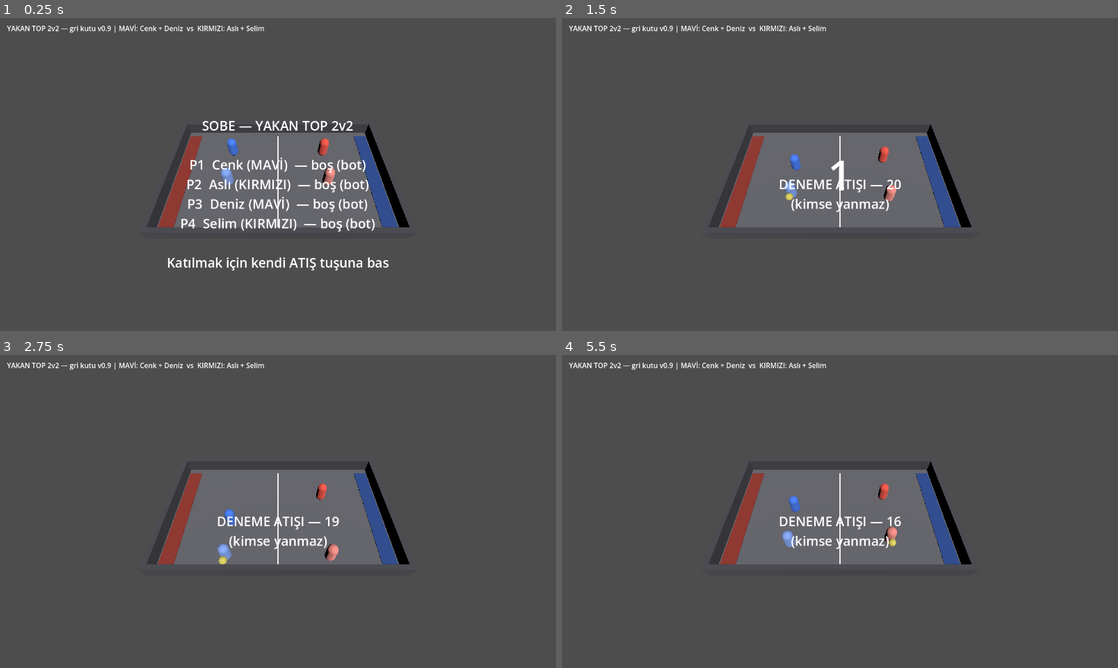
Above: before the commit, frames 1-4 (two rows, left to right).
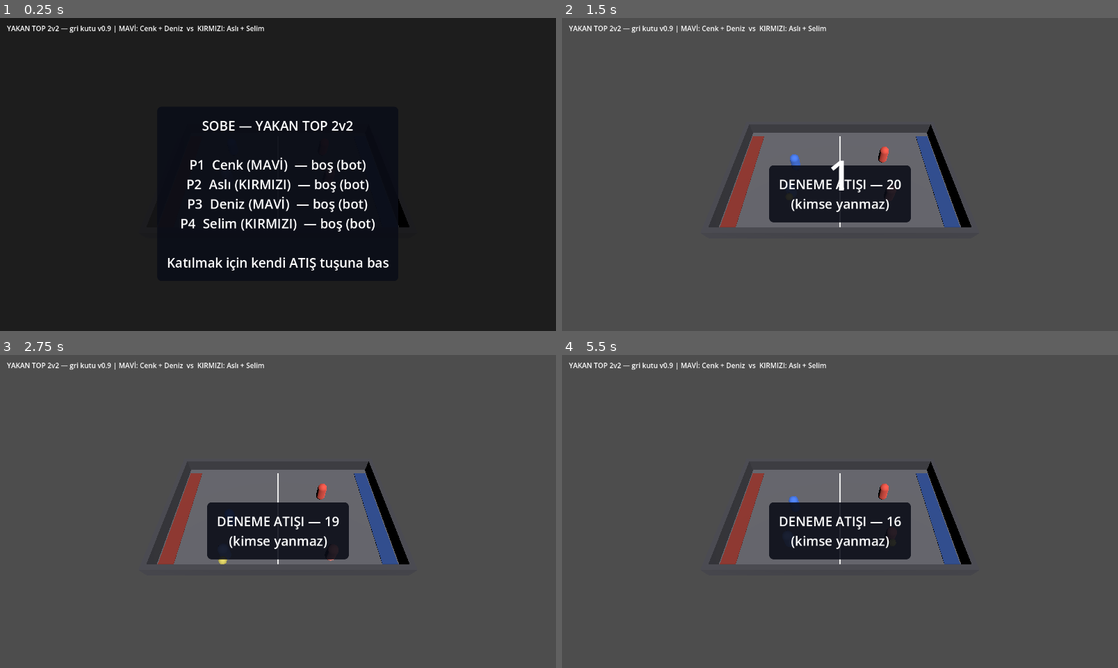
Above: after the commit, the same moments.

Repository: Mchd2323/Sobe
Game: Godot game, scene res://main.tscn
Two runs of this game, one before a commit and one after it. Both use one fixed random seed, a clock stepped at 60 frames per second and the inputs below.
Inputs:
- Up to frame 1 (0.25 s): no input
- Up to frame 2 (1.5 s): tap Enter at 0.5, 0.6, 1.35 s; hold D 0.53-1.28 s; tap Space at 0.77 s; hold S from 1.28 s (still down)
- Up to frame 3 (2.75 s): tap Space at 1.52 s; release S at 2.03 s; hold D from 2.03 s (still down); tap Enter at 2.1 s
- Up to frame 4 (5.5 s): release D at 2.78 s; hold W 2.78-3.53 s; tap Enter every 0.75 s from 2.85 to 5.1 s; tap Space at 3.02, 3.77, 4.52 s; hold A 3.53-5.03 s; hold S from 5.03 s (still down)

The runs differ from the first frame. In frame 1, 98% of the frame differs, in the area x 0-100%, y 0-100%; in frame 2, 4.2%; in frame 3, 4.3%; in frame 4, 4.3%.

Commit message:
Okunabilirlik: bekleme fazlarinda karartma + metin zemini
Kullanicinin skor ekrani goruntusunde net gorundu: siralama tablosu arenanin
ustune biniyor ve okunmuyordu. Lobide de ayni sorun daha hafif haldeydi.

- Bekleme fazlarinda (LOBI/BRIFING/SKOR) sahaya karartma katmani iniyor
- Lobi ve skor metinleri koyu, yuvarlak koseli zemin kutusu icinde
- Kutular metin bittiginde tamamen gizleniyor (bos koyu dikdortgen kalmiyor);
  duduk yazisi 1.5 sn sonra kutusuyla birlikte siliniyor

Ayrica A3 GOREVLER.md'de kapatildi (run #9 yesil).

Dogrulama: parse temiz, autotest iki kosumda da SKOR OK (2 oyun, 14 misket).

Co-Authored-By: Claude Opus 5 <noreply@anthropic.com>
Claude-Session: https://claude.ai/code/session_01MTxNxqcJsn6a9ejp78rqrm

Diff:
--- a/scripts/main.gd
+++ b/scripts/main.gd
@@ -18,6 +18,9 @@
 var _score_label: Label
 var _countdown_label: Label
 var _phase_label: Label
+var _dim: ColorRect
+var _phase_box: Control
+var _result_box: Control
 
 func _ready() -> void:
 	_setup_input()
@@ -116,8 +119,11 @@
 func _on_phase_changed(p: int) -> void:
 	round_active = flow.is_live()
 	_rule_panel.visible = (p == GameFlow.Phase.BRIEFING)
-	_result_label.visible = (p == GameFlow.Phase.SCORE)
-	_phase_label.visible = (p != GameFlow.Phase.BRIEFING)
+	_result_box.visible = (p == GameFlow.Phase.SCORE)
+	# Faz kutusu yalnız yazacak bir şey varken görünsün (OYUN'da düdükten sonra boşalır).
+	_phase_box.visible = (p == GameFlow.Phase.LOBBY or p == GameFlow.Phase.PRACTICE or p == GameFlow.Phase.PLAYING)
+	# Bekleme fazlarında saha karartılır ki metin okunsun.
+	_dim.visible = not flow.is_live()
 
 	match p:
 		GameFlow.Phase.LOBBY:
@@ -142,6 +148,7 @@
 	await get_tree().create_timer(1.5).timeout
 	if flow.phase == GameFlow.Phase.PLAYING:
 		_phase_label.text = ""
+		_phase_box.visible = false
 
 func _on_round_finished(winner_team: int) -> void:
 	# Misket dağıtımı (4/2/1/0) turun sıralamasına göre, sonra tablo.
@@ -237,9 +244,24 @@
 
 # ---------- UI ----------
 
+# Arena üstündeki metinler için koyu zemin: gri kutuda okunabilirlik sanattan önce gelir.
+func _text_backdrop() -> StyleBoxFlat:
+	var sb := StyleBoxFlat.new()
+	sb.bg_color = Color(0.04, 0.05, 0.09, 0.88)
+	sb.set_corner_radius_all(10)
+	sb.set_content_margin_all(22)
+	return sb
+
 func _build_ui() -> void:
 	var canvas := CanvasLayer.new()
 	add_child(canvas)
+
+	# Bekleme fazlarında sahayı karart: yazılar arenanın üstünde okunsun.
+	_dim = ColorRect.new()
+	_dim.set_anchors_preset(Control.PRESET_FULL_RECT)
+	_dim.color = Color(0, 0, 0, 0.62)
+	_dim.mouse_filter = Control.MOUSE_FILTER_IGNORE
+	canvas.add_child(_dim)
 
 	# CenterContainer + FULL_RECT: kutuyu gerçekten ortalar.
 	# (PRESET_CENTER panelin SOL ÜST köşesini ortaya koyuyor, panel sağa taşıyordu.)
@@ -285,10 +307,14 @@
 	ph_center.size_flags_vertical = Control.SIZE_SHRINK_BEGIN
 	ph_center.offset_top = 90
 	canvas.add_child(ph_center)
+	var ph_panel := PanelContainer.new()
+	ph_panel.add_theme_stylebox_override("panel", _text_backdrop())
+	ph_center.add_child(ph_panel)
+	_phase_box = ph_panel
 	_phase_label = Label.new()
 	_phase_label.horizontal_alignment = HORIZONTAL_ALIGNMENT_CENTER
 	_phase_label.add_theme_font_size_override("font_size", 30)
-	ph_center.add_child(_phase_label)
+	ph_panel.add_child(_phase_label)
 
 	# Geri sayım (sayışma)
 	var cd_center := CenterContainer.new()
@@ -304,11 +330,15 @@
 	res_center.set_anchors_preset(Control.PRESET_FULL_RECT)
 	res_center.mouse_filter = Control.MOUSE_FILTER_IGNORE
 	canvas.add_child(res_center)
+	var res_panel := PanelContainer.new()
+	res_panel.add_theme_stylebox_override("panel", _text_backdrop())
+	res_center.add_child(res_panel)
+	_result_box = res_panel
 	_result_label = Label.new()
 	_result_label.horizontal_alignment = HORIZONTAL_ALIGNMENT_CENTER
 	_result_label.add_theme_font_size_override("font_size", 36)
-	_result_label.visible = false
-	res_center.add_child(_result_label)
+	res_panel.visible = false
+	res_panel.add_child(_result_label)
 
 # ---------- GİRİŞ HARİTASI ----------
 # Klavye: P1 = WASD + Boşluk, P2 = Ok tuşları + Enter
Not shown, changed: GOREVLER.md
Not shown, changed: README.md
